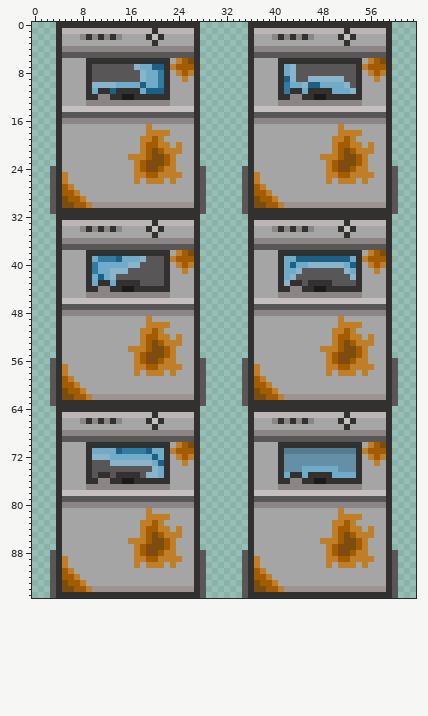
A sprite sheet gets an edit: models/washer/basic_washer.png. The picture above was drawn from the file before the commit.
The file is 64x96 pixels. Colours within 5 levels of each other are drawn and written as one.
After the commit:
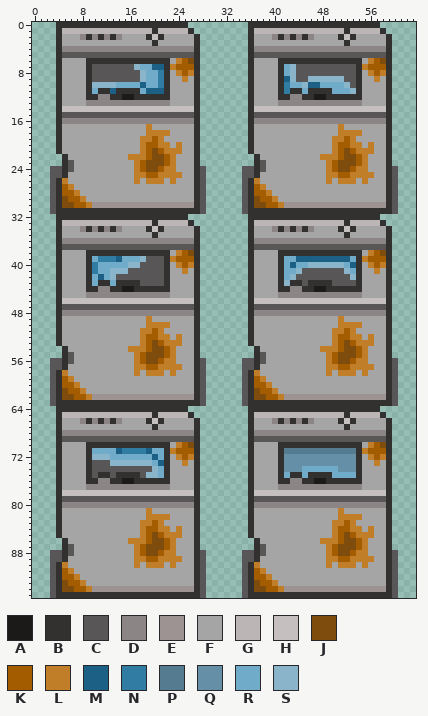
Palette (. is transparent): A #1c1919  B #333030  C #585656  D #8b8585  E #9d9393  F #a5a5a5  G #bbb5b5  H #c5bfbf  J #7e4d0d  K #a35c00  L #c07e29  M #1c6185  N #307ca3  P #557b90  Q #658fa7  R #71abca  S #89b4ca
Edits made:
Colour B replaces colour F in rows 22 to 24 at x 5 and 37; in rows 54 to 56 at x 5 and 37; in rows 86 to 88 at x 5 and 37.
Colour B replaces colour G in row 1 at x 26 and 58; in row 33 at x 26 and 58; in row 65 at x 26 and 58.
Colour B replaces colour L in row 25 at x 5 and 37; in row 57 at x 5 and 37; in row 89 at x 5 and 37.
Colour C replaces colour B in rows 24 to 25 at x 4 and 36; in rows 56 to 57 at x 4 and 36; in rows 88 to 89 at x 4 and 36.
Colour C replaces colour F in rows 23 to 24 at x 6 and 38; in rows 55 to 56 at x 6 and 38; in rows 87 to 88 at x 6 and 38.
Colour B is gone in row 0 at x 26 to 27 and 58 to 59; in row 1 at x 27 and 59; in rows 22 to 23 at x 4 and 36; in row 32 at x 26 to 27 and 58 to 59; in row 33 at x 27 and 59; in rows 54 to 55 at x 4 and 36.
Colour B is gone in row 64 at x 26 to 27 and 58 to 59; in row 65 at x 27 and 59; in rows 86 to 87 at x 4 and 36.
